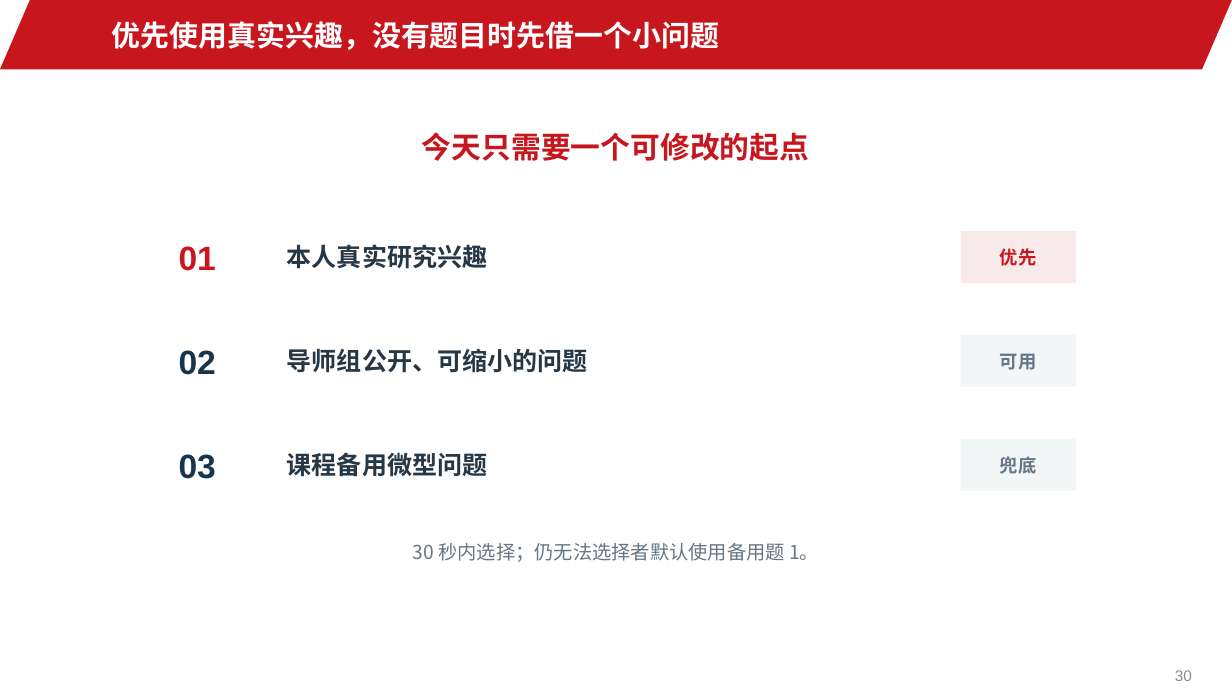
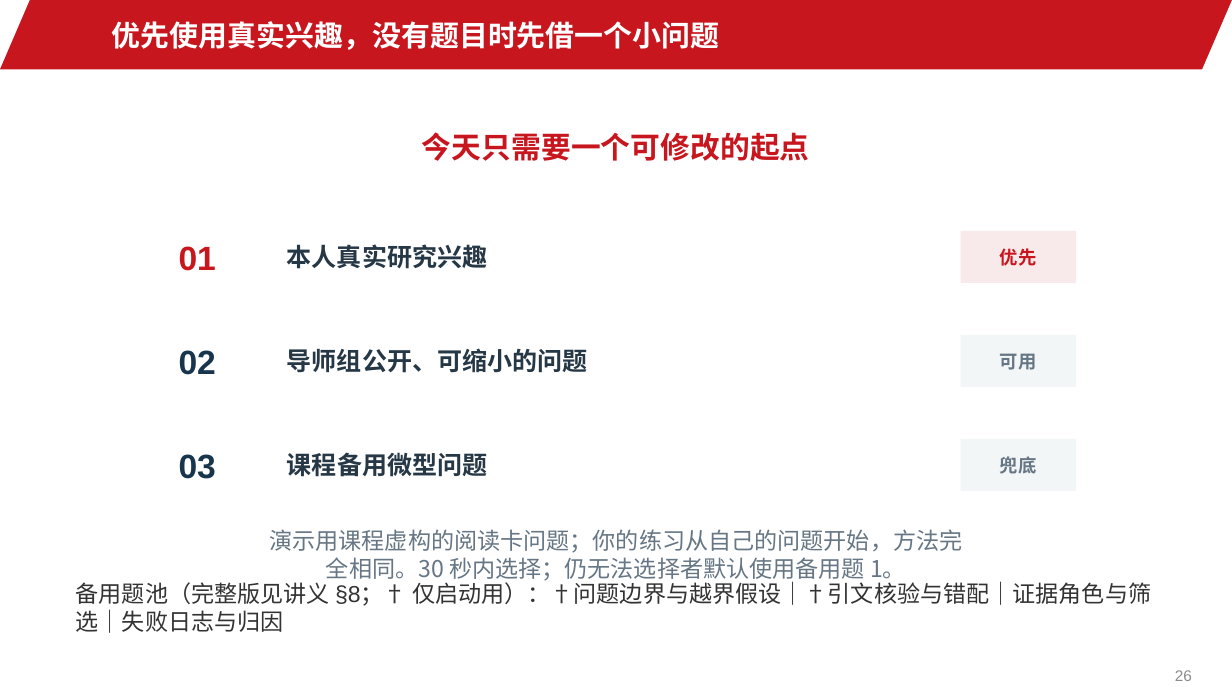
Before and after one commit to jinyh/ai4research, a slide deck: slide 26 of lessons/lesson-01/slides.pptx (slide 30 before the commit). Drawn at 1232x693 pixels with LibreOffice and Linux fonts; fonts in the diff are those of the drawing; background and template pictures are left out. Boxes give left, top, right and bottom in pixels: in the first picture for what was removed or moved away, otherwise in the second. Text is boxed around its words. In the diff, an @@ line names an element or a change of style, - is before the commit and + after.

```diff
--- a/lessons/lesson-01/slides.pptx
+++ b/lessons/lesson-01/slides.pptx
@@ text at bbox=[269, 529, 962, 583]: text changed; size 15 to 18 pt @@
-30 秒内选择；仍无法选择者默认使用备用题 1。
+演示用课程虚构的阅读卡问题；你的练习从自己的问题开始，方法完全相同。30 秒内选择；仍无法选择者默认使用备用题 1。
@@ text added at bbox=[76, 579, 1151, 633], 18 pt, text #333333 @@
+备用题池（完整版见讲义 §8；† 仅启动用）：†问题边界与越界假设｜†引文核验与错配｜证据角色与筛选｜失败日志与归因
@@ page number at bbox=[1175, 670, 1192, 681]: text changed @@
-30
+26
```
Also in this commit, not shown: 11 other slides changed, 4 slides removed, 18 other files.
